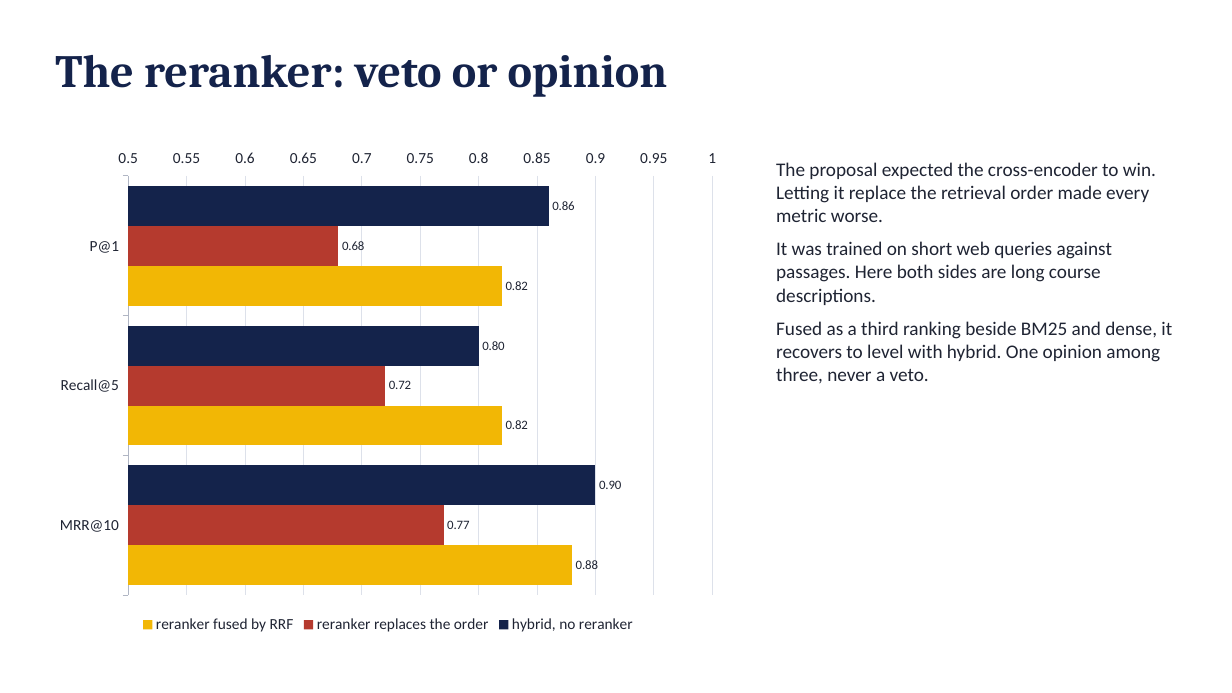
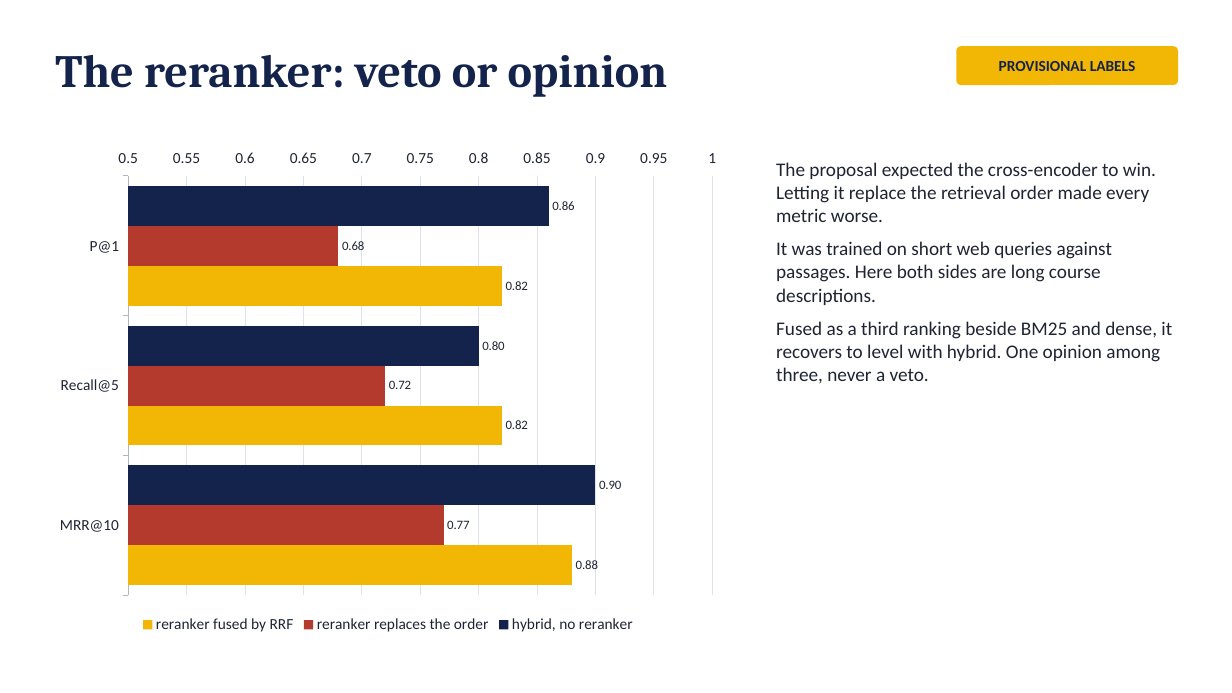
Before and after one commit to aleksandarhorvat/ErasmusGPT, a slide deck: slide 7 of docs/slides/erasmusgpt-defence.pptx. Drawn at 1232x693 pixels with LibreOffice and Linux fonts; fonts in the diff are those of the drawing. Boxes give left, top, right and bottom in pixels: in the first picture for what was removed or moved away, otherwise in the second. Text is boxed around its words. In the diff, an @@ line names an element or a change of style, - is before the commit and + after.

```diff
--- a/docs/slides/erasmusgpt-defence.pptx
+++ b/docs/slides/erasmusgpt-defence.pptx
@@ rounded rectangle added at <box>957,46,1178,85</box>, fill #F2B705, 12 pt, text #14234B, bold @@
+PROVISIONAL LABELS
```
Also in this commit, not shown: 8 other slides changed, 18 other files.
